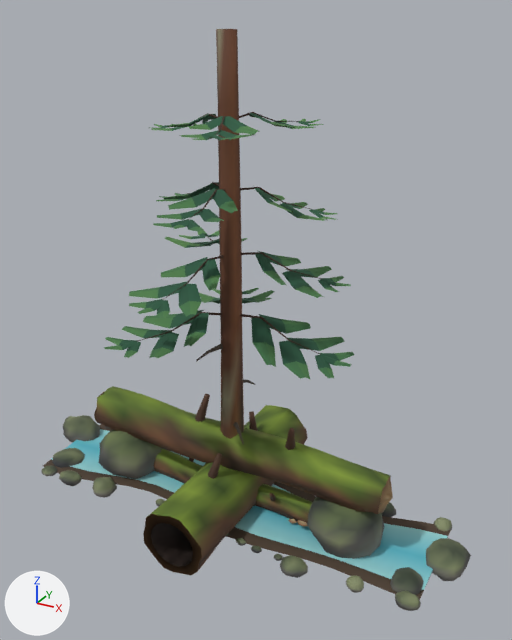
The glTF model src/assets/models/props.glb: old version first, new version second.
One viewpoint serves both versions: a 50 mm camera at (4.85, -8.05, 7.23) aimed at (0.32, 0.18, 3.12). The lights are fixed; the arrows at lower left show +X, +Y and +Z. The picture after the commit comes second.

Objects in the first picture: 'arch', 'creek', 'hollow_log', 'lane_tree', 'log'.
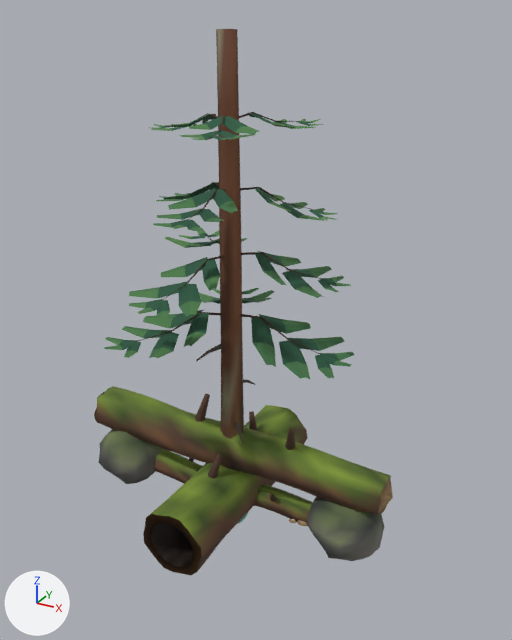
What differs and where, as boxes [x1, y1, x2, y2] in the pictures (512 x 640 px):
'creek', deleted
    before: [41, 415, 471, 611]
    faces in mat_rock: [41, 415, 471, 611]
    faces in mat_water: [51, 429, 448, 590]

What changed in the scene script:
```text
Remove ob_creek:
    ob_creek = bpy.data.objects.new('creek', me_creek)
    ob_creek.location = (0.0, 0.0, 0.0)
```
